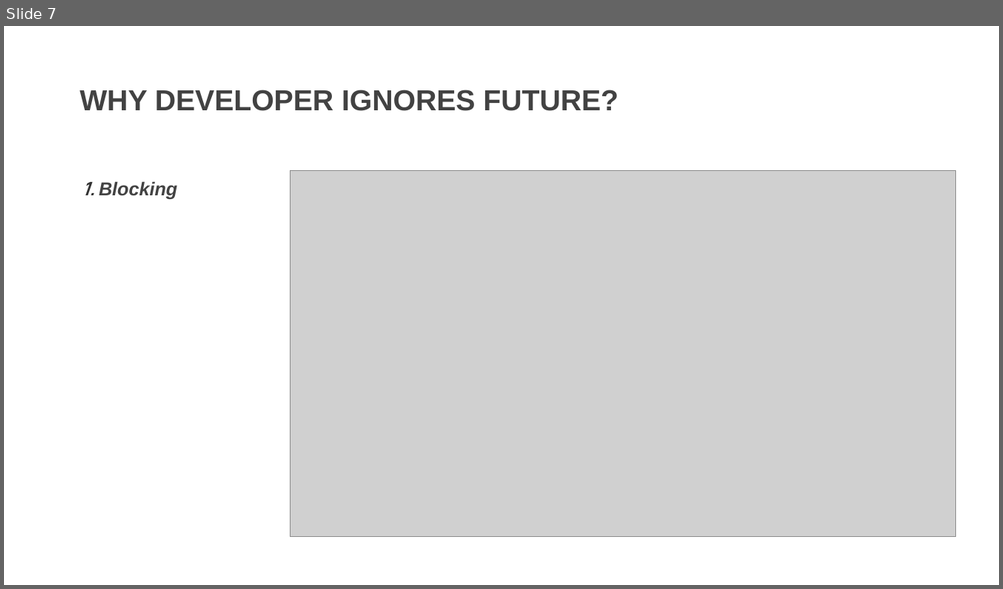
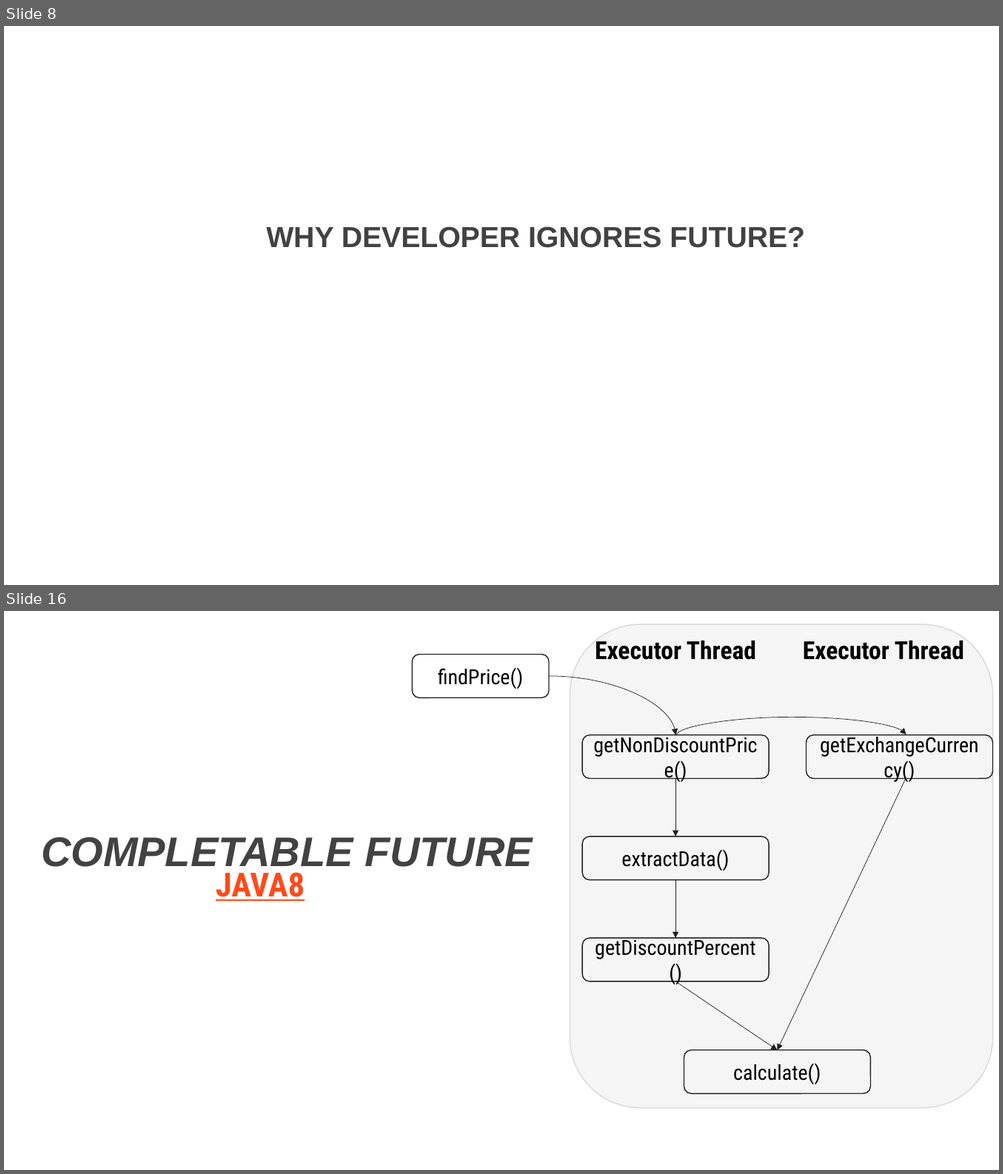
Before and after one commit to DevDay2019-AxonActive/DevDay2019---Advanced-Java, a slide deck: presentations/java_future.pptx. Shown one above the other, each under a label of ours: slide 7 before the commit, slides 8 and 16 after it; the slides between them are not shown. The pictures are 1003x589 and 1003x1174 pixels, drawn with LibreOffice and Linux fonts; fonts in the diff are those of the drawing; grey boxes stand for pictures; background and template pictures are left out. Boxes give left, top, right and bottom in pixels: in the first picture for what was removed or moved away, otherwise in the second. Text is boxed around its words. In the diff, an @@ line names an element or a change of style, - is before the commit and + after.

Commit message:
Update slide for comletable future

```diff
--- a/presentations/java_future.pptx
+++ b/presentations/java_future.pptx
@@ slide 16 added at bbox=[4, 611, 999, 1170], background picture (left out) @@
@@ rounded rectangle added at bbox=[569, 624, 993, 1109], fill #E7E6E6 at 36% opacity, outline #D9D9D9 1 pt @@
@@ rounded rectangle added at bbox=[582, 627, 768, 671], 24 pt, text #000000, bold @@
+Executor Thread
@@ rounded rectangle added at bbox=[791, 627, 977, 671], 24 pt, text #000000, bold @@
+Executor Thread
@@ rounded rectangle added at bbox=[412, 654, 549, 698], outline #212121 1 pt, 20 pt, text #000000 @@
+findPrice()
@@ curved arrow added from (549, 676) to (675, 735), #212121 0.5 pt @@
@@ curved arrow added from (676, 735) to (906, 735), #212121 0.5 pt @@
@@ rounded rectangle added at bbox=[582, 735, 768, 778], outline #212121 1 pt, 20 pt, text #000000 @@
+getNonDiscountPrice()
@@ rounded rectangle added at bbox=[806, 735, 993, 778], outline #212121 1 pt, 20 pt, text #000000 @@
+getExchangeCurrency()
@@ arrow added from (675, 779) to (675, 836), #212121 0.5 pt @@
@@ arrow added from (905, 779) to (777, 1051), #212121 0.5 pt @@
@@ text added at bbox=[41, 837, 532, 873], 40 pt, text #424242, bold, italic @@
+COMPLETABLE FUTURE
@@ rounded rectangle added at bbox=[582, 836, 768, 880], outline #212121 1 pt, 20 pt, text #000000 @@
+extractData()
@@ text added at bbox=[216, 872, 304, 901], 32 pt, text #FF4A1A, bold, underline @@
+JAVA8
@@ arrow added from (675, 880) to (675, 939), #212121 0.5 pt @@
@@ rounded rectangle added at bbox=[582, 939, 768, 982], outline #212121 1 pt, 20 pt, text #000000 @@
+getDiscountPercent()
@@ arrow added from (675, 982) to (777, 1051), #212121 0.5 pt @@
@@ rounded rectangle added at bbox=[684, 1051, 871, 1093], outline #212121 1 pt, 20 pt, text #000000 @@
+calculate()
@@ what was slide 7 is now slide 8 @@
@@ slide 8 changed as well @@
@@ picture removed at bbox=[290, 171, 956, 537] @@
@@ text removed at bbox=[82, 181, 177, 199] @@
-1. Blocking
@@ text "WHY DEVELOPER IGNORES FUTURE?": place and size @@
-text "WHY DEVELOPER IGNORES FUTURE?" at bbox=[79, 90, 618, 111]
+text "WHY DEVELOPER IGNORES FUTURE?" at bbox=[266, 227, 805, 248]
```
Also in this commit, not shown: 3 other slides changed, 18 other slides added, 9 slides removed.
